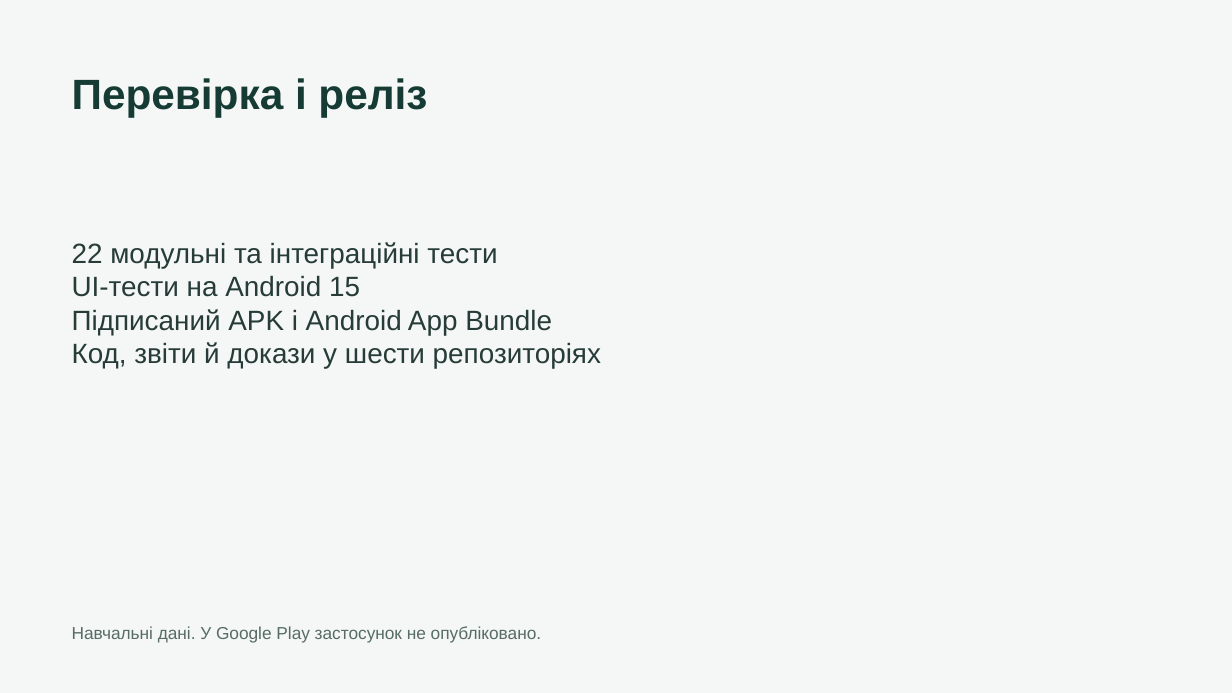
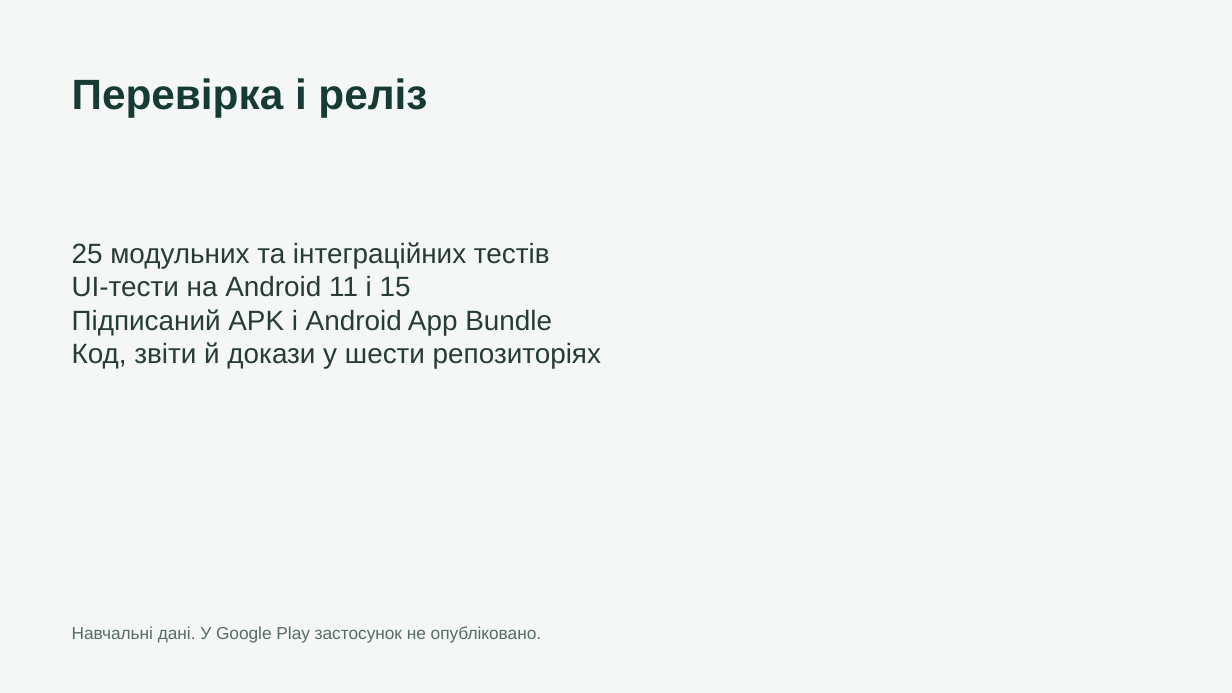
Before and after one commit to VladHume/PW06_TV-32_Humeniuk_Vladyslav, a slide deck: slide 8 of report/Презентація_РПЗМП_Варіант4.pptx (slide 7 before the commit). Drawn at 1232x693 pixels with LibreOffice and Linux fonts; fonts in the diff are those of the drawing. Boxes give left, top, right and bottom in pixels: in the first picture for what was removed or moved away, otherwise in the second. Text is boxed around its words. In the diff, an @@ line names an element or a change of style, - is before the commit and + after.

```diff
--- a/report/Презентація_РПЗМП_Варіант4.pptx
+++ b/report/Презентація_РПЗМП_Варіант4.pptx
@@ text at <box>72,242,550,297</box>: text changed @@
-22 модульні та інтеграційні тести
-UI-тести на Android 15
+25 модульних та інтеграційних тестів
+UI-тести на Android 11 і 15
```
Also in this commit, not shown: 2 other slides changed, 1 slide added, 58 other files.
